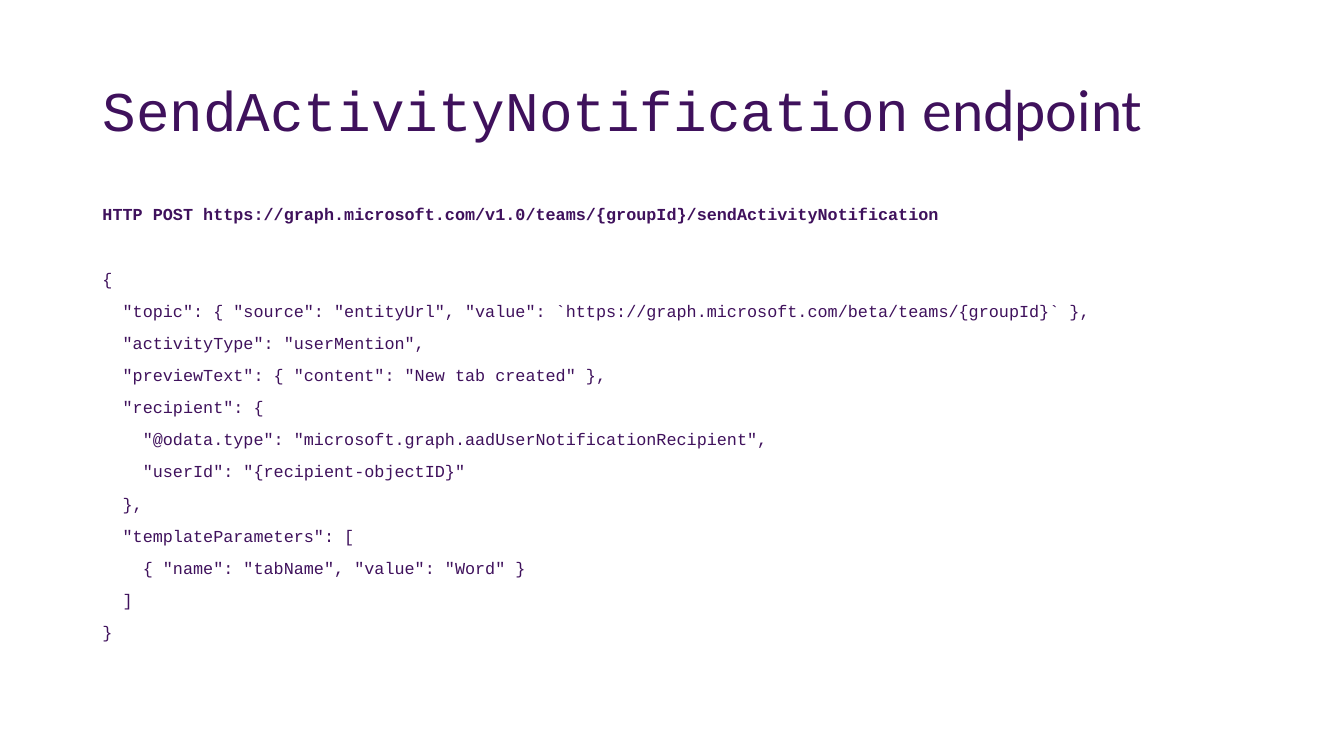
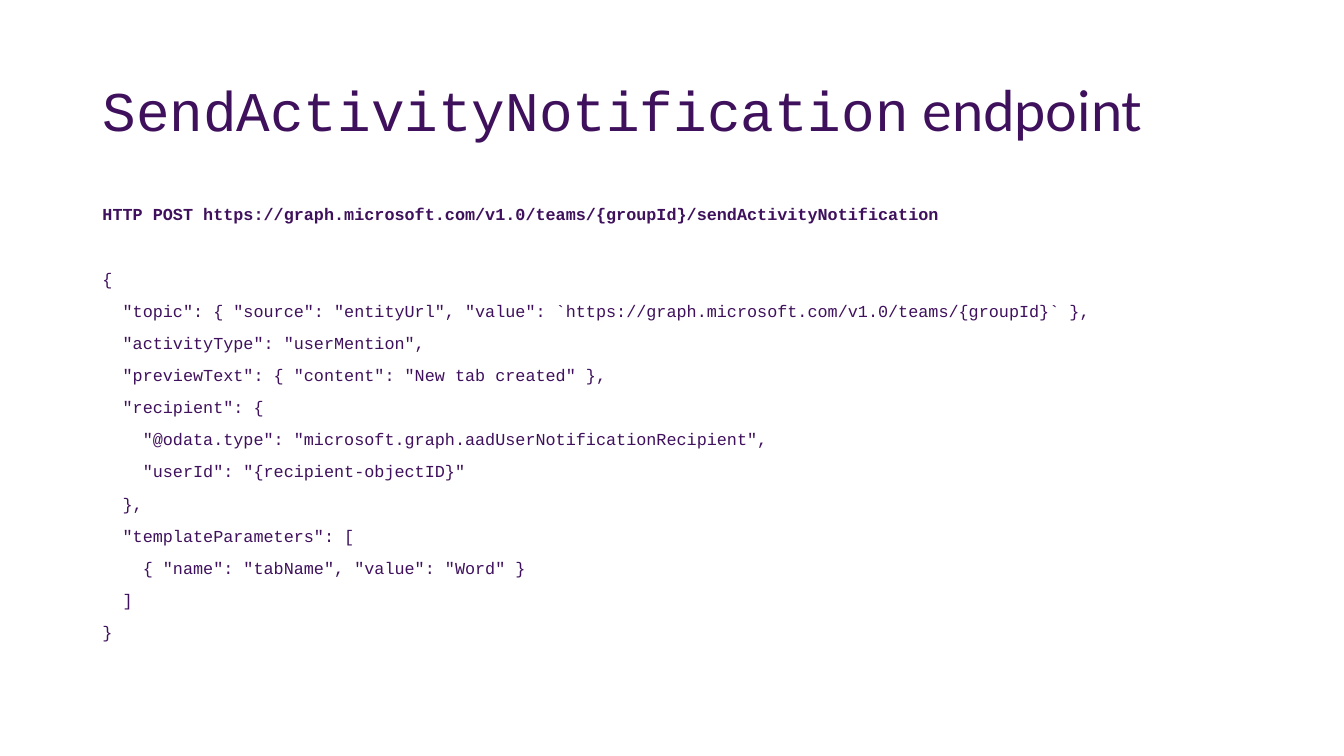
Before and after one commit to OfficeDev/TrainingContent, a slide deck: slide 29 of Teams/70 Microsoft Graph Teamwork Endpoint/slides.pptx. Drawn at 1344x756 pixels with LibreOffice and Linux fonts; fonts in the diff are those of the drawing; background and template pictures are left out. Boxes give left, top, right and bottom in pixels: in the first picture for what was removed or moved away, otherwise in the second. Text is boxed around its words. In the diff, an @@ line names an element or a change of style, - is before the commit and + after.

```diff
--- a/Teams/70 Microsoft Graph Teamwork Endpoint/slides.pptx
+++ b/Teams/70 Microsoft Graph Teamwork Endpoint/slides.pptx
@@ text at box(123, 305, 1060, 321): text changed @@
-"topic": { "source": "entityUrl", "value": `https://graph.microsoft.com/beta/teams/{groupId}` },
+"topic": { "source": "entityUrl", "value": `https://graph.microsoft.com/v1.0/teams/{groupId}` },
```
Also in this commit, not shown: 2 other slides changed, 3 other files.
